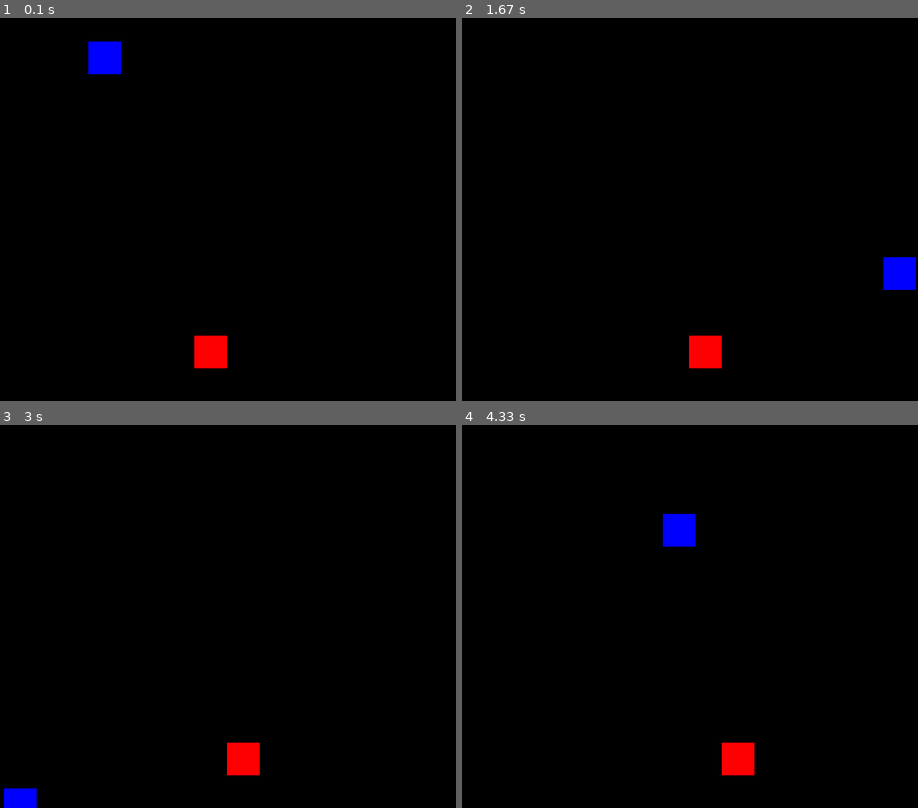
Above: before the commit, frames 1-4 (two rows, left to right).
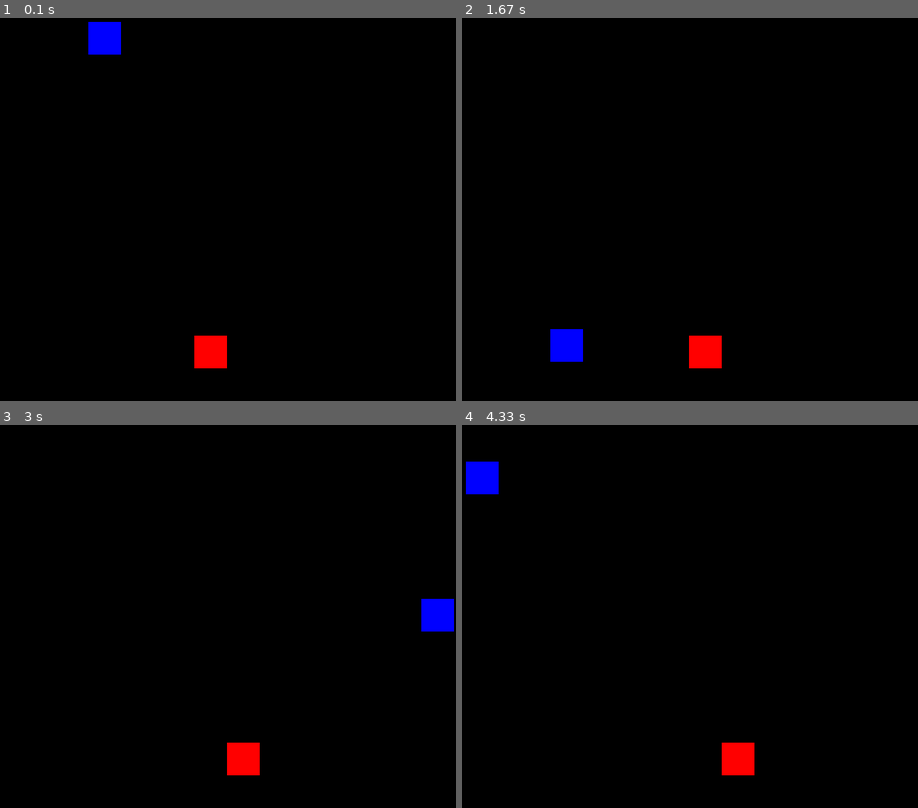
Above: after the commit, the same moments.

Repository: PaperPesto/pygame
Game: pygame game, started from game.py
Two runs of this game, one before a commit and one after it. Both use one fixed random seed, a clock stepped at 60 frames per second and the inputs below.
Inputs:
- Up to frame 1 (0.1 s): no input
- Up to frame 2 (1.67 s): hold Right 0.33-0.8 s; hold Right 0.83-1.3 s; hold Left from 1.33 s (still down)
- Up to frame 3 (3 s): release Left at 1.87 s; hold Left 1.9-2.3 s; hold Right 2.33-2.97 s
- Up to frame 4 (4.33 s): hold Left 3-3.47 s; hold Right 3.5-3.97 s; hold Right from 4 s (still down)

The runs differ from the first frame. In frame 1, 0.7% of the frame differs, in the area x 19-27%, y 1-15%; in frame 2, 1.2%, in the area x 19-100%, y 62-90%; in frame 3, 1.0%; in frame 4, 1.2%.

Commit message:
collision detection

Diff:
--- a/game.py
+++ b/game.py
@@ -27,6 +27,19 @@
 
 clock = pygame.time.Clock()
 
+def detect_collision(player_pos, enemy_pos):
+    p_x = player_pos[0]
+    p_y = player_pos[1]
+
+    e_x = enemy_pos[0]
+    e_y = enemy_pos[1]
+
+    if (e_x >= p_x and e_x < (p_x + player_size)) or (p_x >= e_x and p_x < (e_x + enemy_size)):
+        if (e_y >= p_y and e_y < (p_y + player_size)) or (p_y >= e_y and p_y < (e_y + enemy_size)):
+            return True
+    return False
+
+
 while not game_over:
 
     for event in pygame.event.get():
@@ -49,15 +62,21 @@
 
     screen.fill(BACKGROUND_COLOR)
 
+    # Update enemy position
     if enemy_pos[1] >= 0 and enemy_pos[1] < HEIGHT:
         enemy_pos[1] += SPEED
     else:
         enemy_pos[0] = random.randint(0, WIDTH - enemy_size)
         enemy_pos[1] = 0
 
+    if detect_collision(player_pos, enemy_pos):
+        print('collision detected')
+        game_over = True
+        break
+
     pygame.draw.rect(screen, BLUE, (enemy_pos[0], enemy_pos[1], enemy_size, enemy_size))
     pygame.draw.rect(screen, RED, (player_pos[0], player_pos[1], player_size, player_size))
 
-    clock.tick(60)
+    clock.tick(30)
 
     pygame.display.update()
